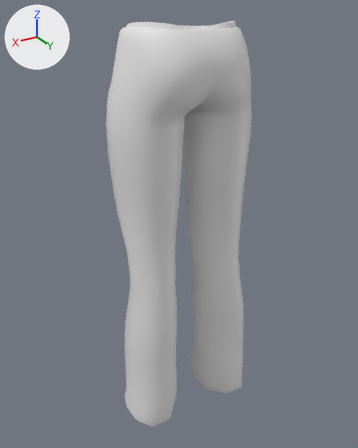
An edit to the FBX model Assets/BoZo_StylizedModularCharacters/Outfits/Base/Bottom/Outfit_Bottom_DressPants/BSMC_Outfit_Bottom_DressPants.fbx, drawn before and after from the same camera.
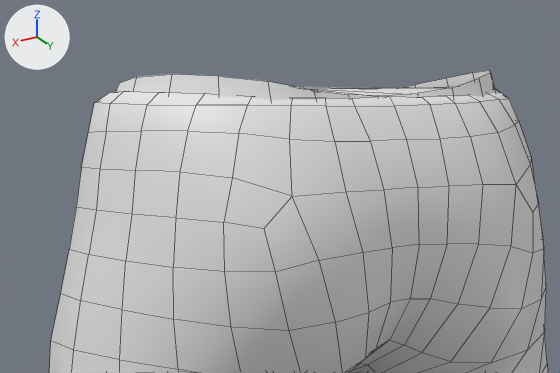
The first picture shows the older version from a camera (50 mm lens) standing at (0.608, 0.973, 1.118) and looking at (0.006, -0.03, 0.617). The close-ups show both versions on the part from 26% to 71% of the width and 0% to 24% of the height of that picture; other places that the commit changed are outside them. Lighting does not change. The marker at upper left points along +X, +Y and +Z. The close-ups show mesh edges as thin lines. Materials are left out; every surface is plain grey. Where no turn or scale is listed for an object, it has been applied to the vertices.

Names of what the first close-up shows: 'BSMC_Outfit_Bottom_DressPants'.
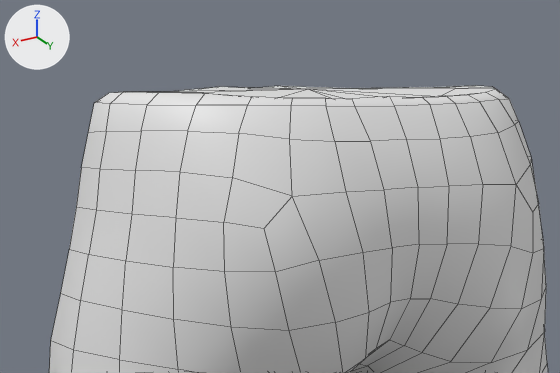
Pixel boxes [x1, y1, x2, y2] of what changed, in the close-ups (560 x 373 px):
'BSMC_Outfit_Bottom_DressPants', reshaped
    before: [49, 70, 548, 373]
    after: [49, 86, 548, 373]
part 1 of me_mesh, deleted
    before: [115, 70, 495, 101]

Diff of the bpy script that builds the scene:
```diff
--- a/Assets/BoZo_StylizedModularCharacters/Outfits/Base/Bottom/Outfit_Bottom_DressPants/BSMC_Outfit_Bottom_DressPants.fbx.py
+++ b/Assets/BoZo_StylizedModularCharacters/Outfits/Base/Bottom/Outfit_Bottom_DressPants/BSMC_Outfit_Bottom_DressPants.fbx.py
@@ me_mesh @@
 me_mesh.from_pydata(...)  # 905 vertices, 908 faces; spans x -0.183..0.183, y -0.129..0.103, z 0.08..1.098
 # used by ob_bsmc_outfit_bottom_dresspants; location = (0.0, 0.0, 0.0)
+# me_mesh part 1: the loose piece of 72 vertices spanning x -0.142..0.142, y -0.118..0.081, z 1.023..1.098 is deleted
```
